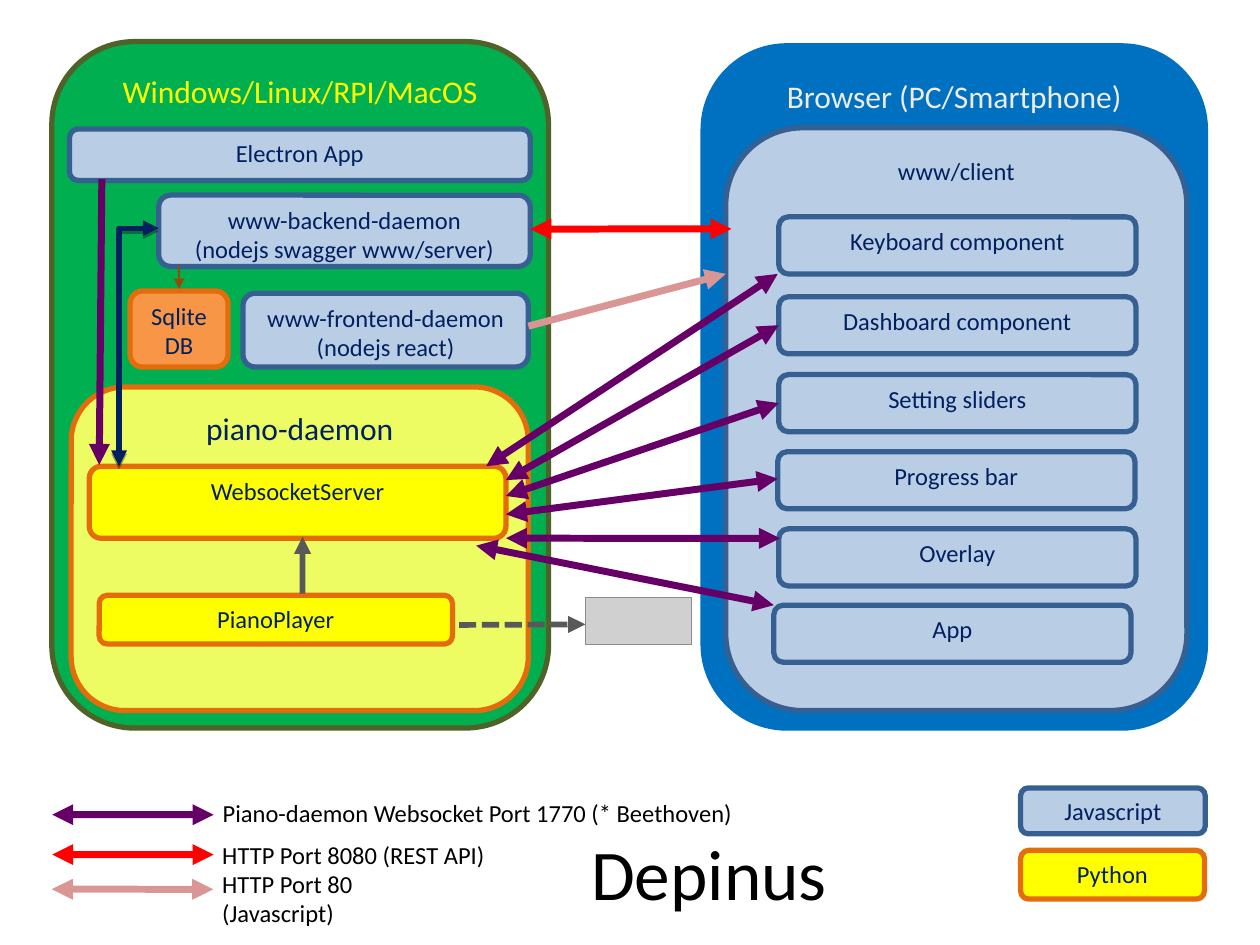
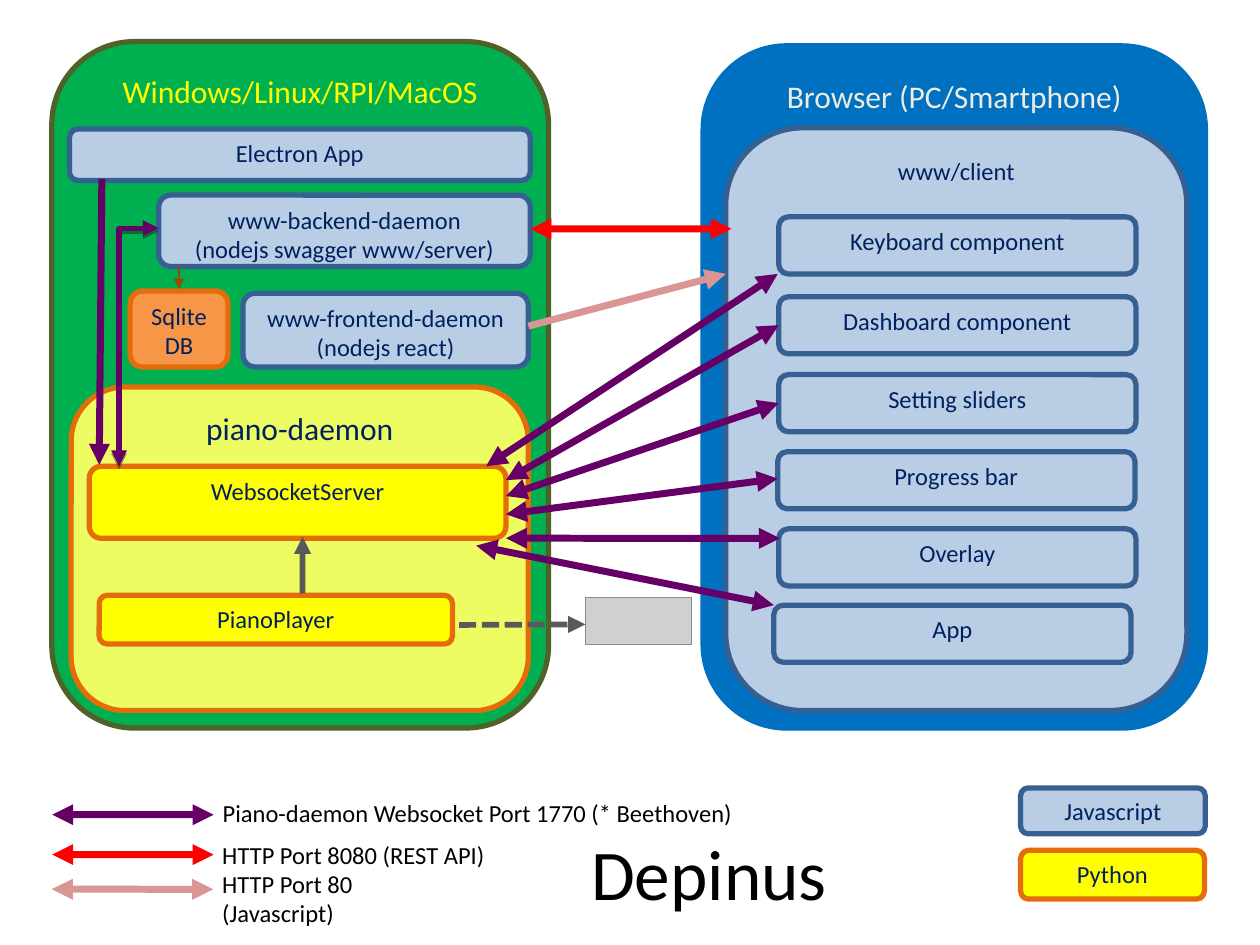
Before and after one commit to NHuffschmid/depinus, a slide deck: slide 1 of architecture.odp. Drawn at 1260x945 pixels with LibreOffice and Linux fonts; fonts in the diff are those of the drawing; grey boxes stand for pictures. Boxes give left, top, right and bottom in pixels: in the first picture for what was removed or moved away, otherwise in the second. Text is boxed around its words. In the diff, an @@ line names an element or a change of style, - is before the commit and + after.

```diff
--- a/architecture.odp
+++ b/architecture.odp
@@ elbow double arrow (159, 228) - (118, 466): stroke #002060 3 pt to #660066 3 pt @@
```
Also in this commit, not shown: 1 other slide changed, 7 other files.
